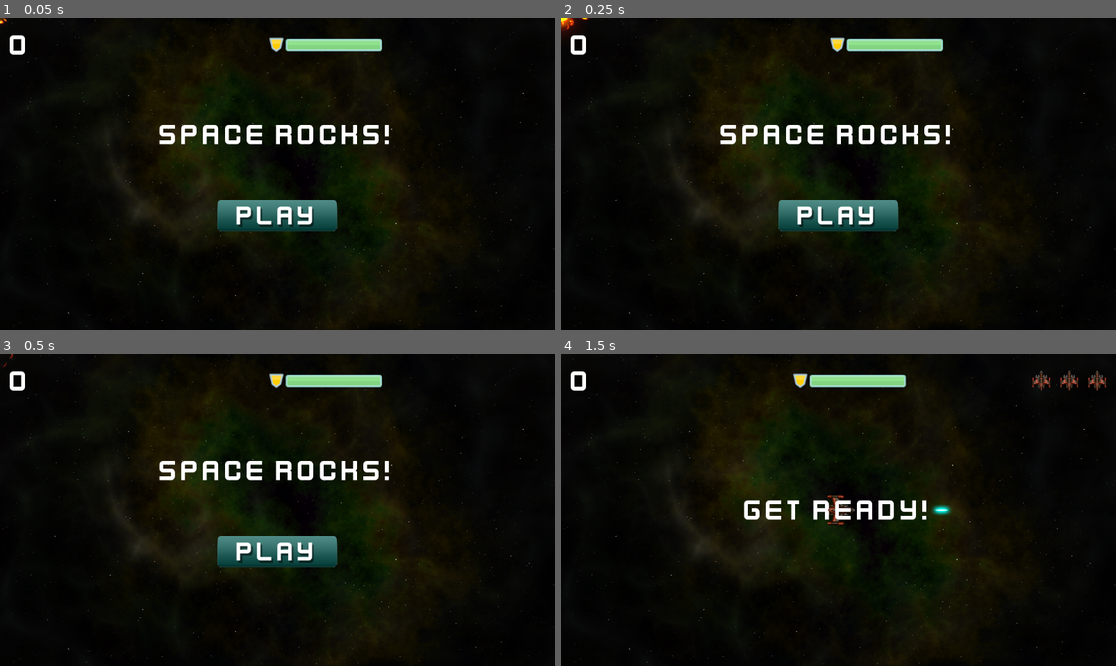
Above: before the commit, frames 1-4 (two rows, left to right).
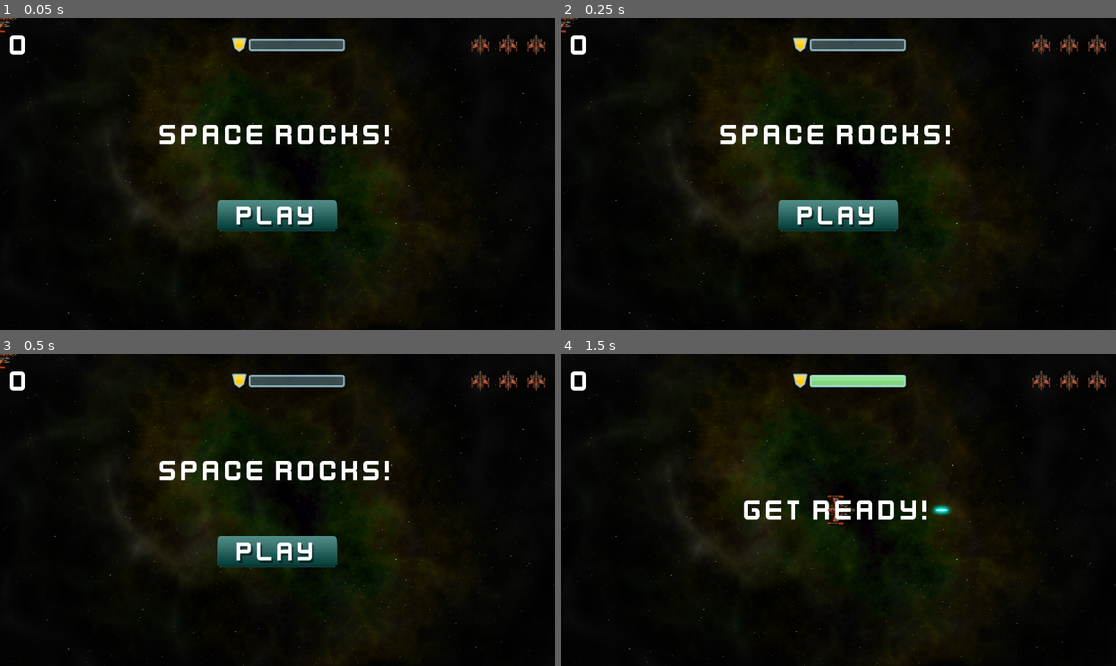
Above: after the commit, the same moments.

Repository: zenoplex/space-rocks
Game: Godot game, scene res://Main/main.tscn
Two runs of this game, one before a commit and one after it. Both use one fixed random seed, a clock stepped at 60 frames per second and the inputs below.
Inputs (mouse positions are in pixels of both pictures, inside the frame that each line leads up to):
- Up to frame 1 (0.05 s): no input
- Up to frame 2 (0.25 s): no input
- Up to frame 3 (0.5 s): no input
- Up to frame 4 (1.5 s): click (838, 550) at 0.5 s; tap Enter at 1.25 s; hold D (rotate_right) from 1.28 s (still down); hold Space (shoot) from 1.28 s (still down)

The runs differ from the first frame. In frame 1, 1.5% of the frame differs, in the area x 0-99%, y 0-12%; in frame 2, 1.5%; in frame 3, 1.5%; in frame 4, nothing differs.

Commit message:
fix: Fix shield regeneration only if Status.ALIVE

Diff:
--- a/player/player.gd
+++ b/player/player.gd
@@ -71,7 +71,8 @@
 
 func _process(_delta: float) -> void:
 	get_input()
-	shield += shield_regen * _delta
+	if state == Status.ALIVE:
+		shield += shield_regen * _delta
 
 func shoot() -> void:
 	if state == Status.INVULNERABLE:
@@ -147,7 +148,7 @@
 
 func set_shield(value: float) -> void:
 	var new_shield: Variant = min(value, max_shield)
-	print_debug("set_shield: %s" % new_shield)
+
 	if new_shield is float:
 		shield = new_shield
 		shield_changed.emit(new_shield / max_shield)
